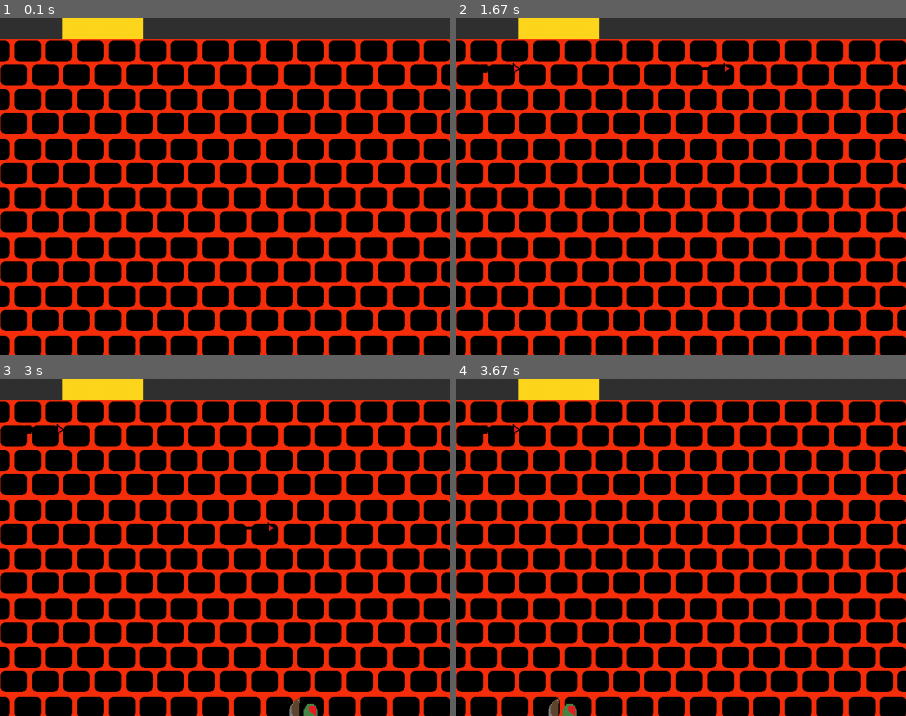
Above: before the commit, frames 1-4 (two rows, left to right).
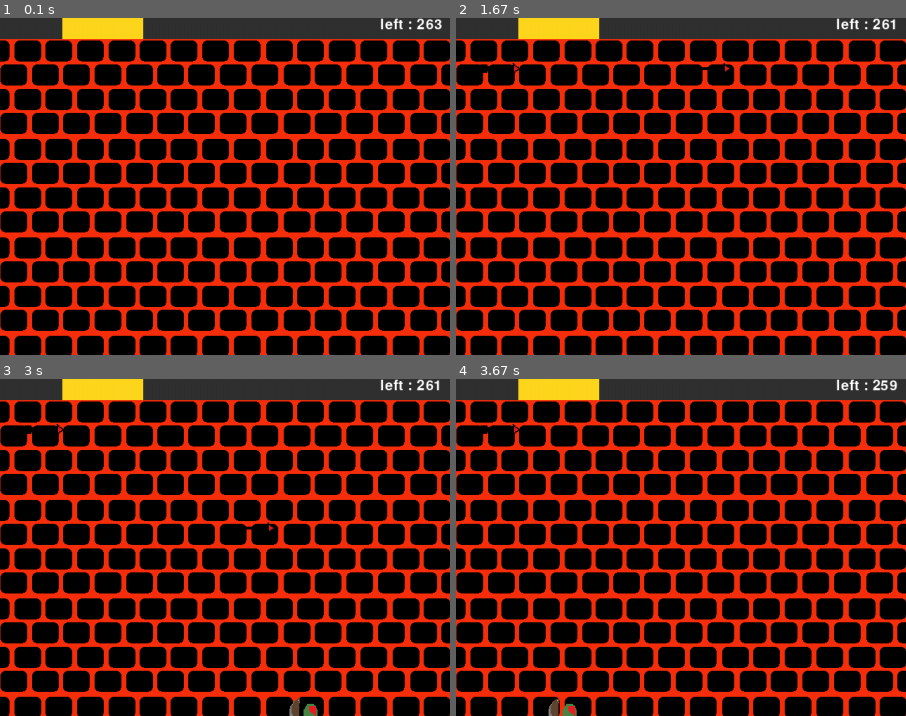
Above: after the commit, the same moments.

Repository: AntsThatWander/ERICA_Defend_6Elements
Game: pygame game, started from new_pygame.py
Two runs of this game, one before a commit and one after it. Both use one fixed random seed, a clock stepped at 60 frames per second and the inputs below.
Inputs:
- Up to frame 1 (0.1 s): no input
- Up to frame 2 (1.67 s): hold Up 0.33-0.8 s; hold Down 0.83-1.13 s; hold Up 1.17-1.53 s; hold Down from 1.57 s (still down)
- Up to frame 3 (3 s): release Down at 1.93 s; hold Up 1.97-2.27 s; hold Down 2.3-2.6 s; hold Up from 2.63 s (still down)
- Up to frame 4 (3.67 s): release Up at 3 s; hold Down 3.03-3.4 s; hold Up from 3.43 s (still down)
The pictures show only the part of the screen within x 36-86%, y 0-50%; the shares and areas given below are measured in that part.

The runs differ from the first frame. In frame 1, 0.2% of the frame differs, in the area x 84-99%, y 0-4%; in frame 2, 0.2%; in frame 3, 0.2%; in frame 4, 0.2%, in the area x 84-98%, y 0-4%.

Commit message:
text added

Diff:
--- a/monster.py
+++ b/monster.py
@@ -47,16 +47,19 @@
         self.hp = hp
 
 class sting(monster):
-    def __init__(self, hp):
+    def __init__(self, hp, weight, height):
         super().__init__(images.Lv0_monster()['sting'], 0, 3, 0)
         self.hp = hp
-    def spawn(self, list):
-        ling1 = ling(1,)
+        self.weight = weight
+        self.height = height
+
 
 class ball(monster):
-    def __init__(self, hp):
+    def __init__(self, hp, weight, height):
         super().__init__(images.Lv0_monster()['ball'], 0, 3, 0)
         self.hp = hp
+        self.weight = weight
+        self.height = height
 
 class zombie(monster):
     def __init__(self, hp):
--- a/new_pygame.py
+++ b/new_pygame.py
@@ -6,12 +6,16 @@
 
 
 
-#몬스터 정보
+
 
 #초기화
 pygame.init()
 width, height = 1280, 960
 screen = pygame.display.set_mode((width, height))
+
+#폰트
+font = pygame.font.Font(None,30)
+
 
 #플레이어 위치 player location
 keys = [False, False]
@@ -93,7 +97,7 @@
             lord = monster.black(50,30+140*y)
             wave[x].append(lord)
 badguys = wave[0]
-
+left = len(wave[0]) + len(wave[1]) + len(wave[2]) + len(wave[3])
 
 #FPS
 clock = pygame.time.Clock()
@@ -188,6 +192,7 @@
                 badguy.sethp(20)
                 if(badguy.gethp()<=0):
                     seebadguys.pop(windex)
+                    left -= 1
                 arrows.pop(bindex)
             bindex += 1
         windex += 1
@@ -197,6 +202,10 @@
     #체력 감소
     for health in range((200-healthvalue)//2):
         screen.blit(images.health0, (200-(health+1)*2,0))
+
+    #남은 수
+    text = font.render("left : "+str(left), True, (255,255,255))
+    screen.blit(text, [1000,0])
 
     #화면을 다시 그린다.
     pygame.display.flip()
